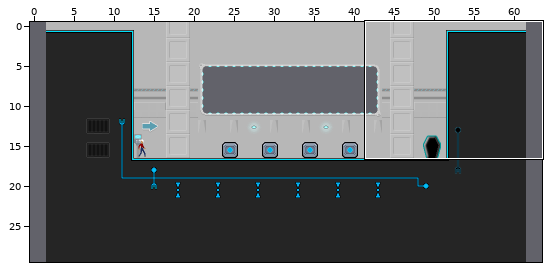
A Tiled map (JSON) gets an edit: res/map/NoobParadise_1.json. Above, an overview of the earlier version with the close-up marked.
Close-up. As it was:
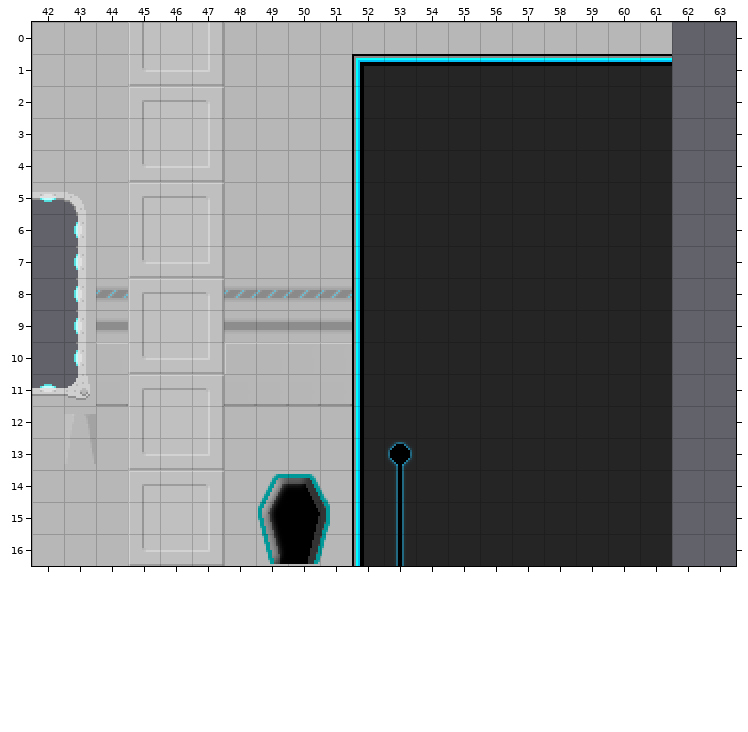
Cells are 16x16 px. Shown: x 42..63, y 0..16. The commit also changed other parts of the map, which this record leaves out. The old version is drawn lined up with the new one.
Now the later version:
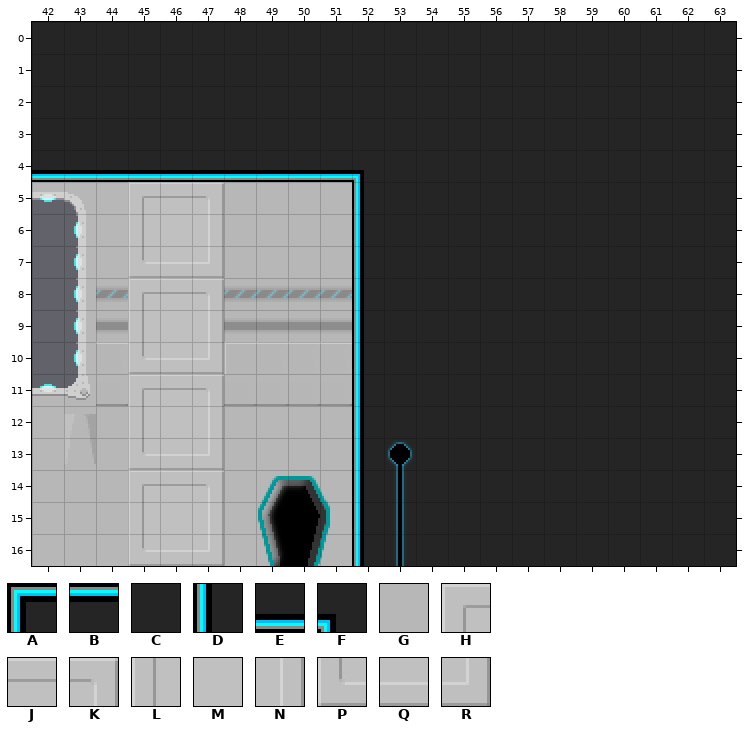
Key: from "main": A 0, B 1, C 8, D 25, E 51, F 76, G 232, H 381, J 382, K 383, L 406, M 407, N 408, P 431, Q 432, R 433.
_ is an empty cell, . an unchanged one.
Change:
map size 60x30 -> 64x30 cells (old content now starts at 2,0; both pictures use the new coordinates)
--- layer "Tile Layer 1"
@@ x 42..63 @@
- 0 GGGLMNGGGGGGGGGGGGGG__
- 1 GGGPQRGGGGABBBBBBBBB__
- 2 GGGHJKGGGGD.........__
- 3 GGGLMNGGGGD.........__
- 4 GGGPQRGGGGD.........__
- 5 ....................__
- 6 ....................__
- 7 ....................__
- 8 ....................__
- 9 ....................__
-10 ....................__
-11 ....................__
-12 ....................__
-13 ....................__
-14 ....................__
-15 ....................__
-16 ....................__
+ 0 CCCCCCCCCCCCCCCCCCCCCC
+ 1 CCCCCCCCCCCCCCCCCCCCCC
+ 2 CCCCCCCCCCC.........CC
+ 3 CCCCCCCCCCC.........CC
+ 4 EEEEEEEEEEF.........CC
+ 5 ....................CC
+ 6 ....................CC
+ 7 ....................CC
+ 8 ....................CC
+ 9 ....................CC
+10 ....................CC
+11 ....................CC
+12 ....................CC
+13 ....................CC
+14 ....................CC
+15 ....................CC
+16 ....................CC
Where, in picture pixels (left, top, right, bottom), the same in both close-ups:
changed: (32, 22, 736, 566)
